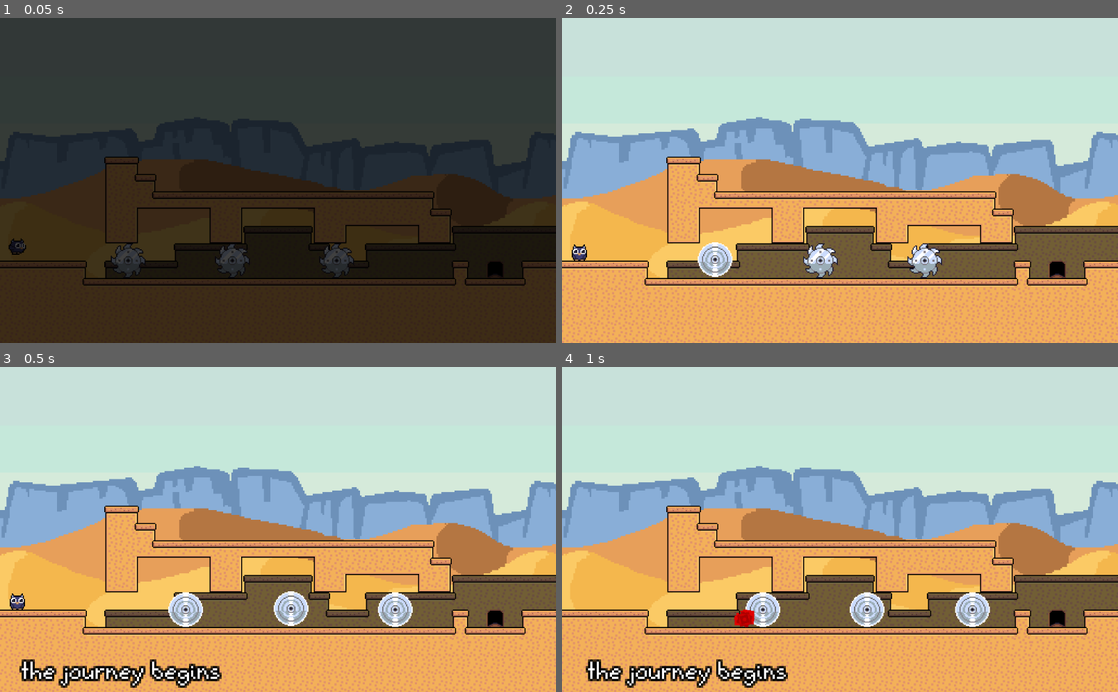
Above: before the commit, frames 1-4 (two rows, left to right).
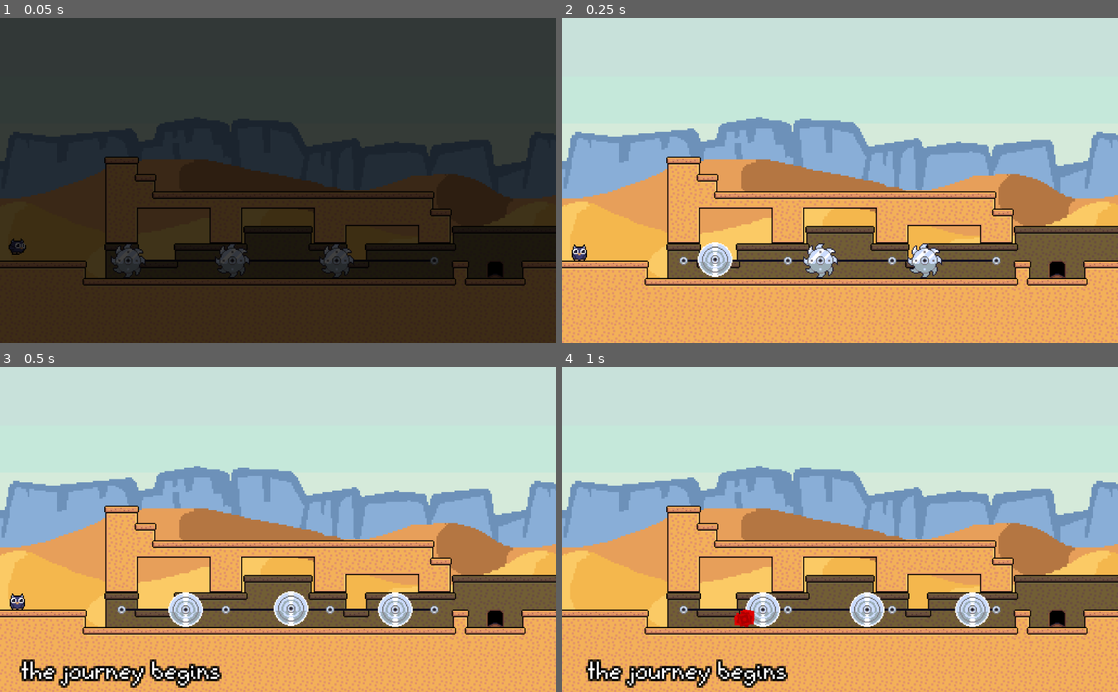
Above: after the commit, the same moments.

Repository: atka66/cccc
Game: Godot game, scene res://maps/Map31.tscn
The game is run twice, just before and just after one commit, with the same random seed, the same clock (stepped at 60 frames per second) and the same inputs. This scene is started directly instead of the project's main scene. Sound files missing from this copy of the repository are replaced by a short silence.
Inputs:
- Up to frame 1 (0.05 s): no input
- Up to frame 2 (0.25 s): no input
- Up to frame 3 (0.5 s): no input
- Up to frame 4 (1 s): tap Enter at 0.5 s; hold D (right_1) from 0.53 s (still down); tap S (dash_1) at 0.6 s; tap W (jump_1) at 0.77 s

The runs differ from the first frame. In frame 1, 0.2% of the frame differs, in the area x 18-79%, y 69-77%; in frame 2, 0.9%; in frame 3, 0.9%, in the area x 18-79%, y 69-78%; in frame 4, 0.9%.

Commit message:
sawblade joints

Diff:
--- a/Notes.gd
+++ b/Notes.gd
@@ -4,6 +4,9 @@
 # {_Scenes but not by Z setting_}
 # [Nodes]
 #
+# -20   : {Backdrops}
+# -10   : [Bg]
+# -5    : {SawLine}
 # 0    : {Player}
 # 50   : [SignHintSprite]
 # 100  : {Menu}, [Book]
--- a/Res.gd
+++ b/Res.gd
@@ -12,6 +12,8 @@
 onready var FinishDim = preload("res://objects/hud/FinishDim.tscn")
 onready var Menu = preload("res://objects/system/menu/Menu.tscn")
 onready var PlayerDummy = preload("res://objects/system/menu/PlayerDummy.tscn")
+
+onready var SawLine = preload("res://objects/hazard/SawLine.tscn")
 
 const Maps = [
 	{"chapter": 0, "name":"the journey begins", "path":"res://maps/Map01.tscn"},
--- a/maps/Map31.tscn
+++ b/maps/Map31.tscn
@@ -15,12 +15,14 @@
 
 [node name="Bg" type="TileMap" parent="."]
 modulate = Color( 0.466667, 0.533333, 0.6, 1 )
+z_index = -10
+z_as_relative = false
 tile_set = ExtResource( 3 )
 cell_size = Vector2( 16, 16 )
 collision_layer = 0
 collision_mask = 0
 format = 1
-tile_data = PoolIntArray( 786446, 4, 8, 786447, 4, 10, 78644 …(94 unchanged characters)…  10, 786463, 4, 10, 786464, 4, 11, 851978, 4, 8, 851979, 4, 10, 851980, 4, 10, 851981, 4, 10, 851982, 4, 65541, 851983, 4, 131081, 851984, 4, 131081, 851985, 4, 65542, 851986, 4, 11, 851989, 4, 8, 851990, 4, 10, 851991, 4, 10, 851992, 4, 10, 851993, 4, 10, 851994, 4, 65541, 851995, 4, 131081, 851996, 4, 131081, 851997, 4, 131081, 851998, 4, 131081, 851999, 4, 131081, 852000, 4, 131083, 917510, 4, 8, 917511, 4, 10, 917512, 4, 10, 917513, 4, 10, 917514, 4, 65541, 917515, 4, 131081, 917516, 4, 131081, 917517, 4, 131081, 917518, 4, 131081, 917519, 4, 131081, 917520, 4, 131081, 917521, 4, 131081, 917522, 4, 65542, 917523, 4, 10, 917524, 4, 10, 917525, 4, 65541, 91752 …(3227 unchanged characters)…
+tile_data = PoolIntArray( 786446, 4, 8, 786447, 4, 10, 78644 …(94 unchanged characters)…  10, 786463, 4, 10, 786464, 4, 11, 851974, 4, 8, 851975, 4, 11, 851978, 4, 8, 851979, 4, 10, 851980, 4, 10, 851981, 4, 10, 851982, 4, 65541, 851983, 4, 131081, 851984, 4, 131081, 851985, 4, 65542, 851986, 4, 10, 851987, 4, 11, 851989, 4, 8, 851990, 4, 10, 851991, 4, 10, 851992, 4, 10, 851993, 4, 10, 851994, 4, 65541, 851995, 4, 131081, 851996, 4, 131081, 851997, 4, 131081, 851998, 4, 131081, 851999, 4, 131081, 852000, 4, 131083, 917510, 4, 65544, 917511, 4, 65542, 917512, 4, 10, 917513, 4, 10, 917514, 4, 65541, 917515, 4, 131081, 917516, 4, 131081, 917517, 4, 131081, 917518, 4, 131081, 917519, 4, 131081, 917520, 4, 131081, 917521, 4, 131081, 917522, 4, 131081, 917523, 4, 65542, 917524, 4, 10, 917525, 4, 65541, 91752 …(3227 unchanged characters)…
 
 [node name="Fg" type="TileMap" parent="." groups=["leavetrail"]]
 tile_set = ExtResource( 3 )
@@ -38,15 +40,15 @@
 
 [node name="SawBlade" parent="." instance=ExtResource( 6 )]
 position = Vector2( 112, 224 )
-path = [ Vector2( 112, 224 ), Vector2( 208, 224 ) ]
+path = [ Vector2( 96, 0 ) ]
 speed = 2
 
 [node name="SawBlade2" parent="." instance=ExtResource( 6 )]
 position = Vector2( 208, 224 )
-path = [ Vector2( 208, 224 ), Vector2( 304, 224 ) ]
+path = [ Vector2( 96, 0 ) ]
 speed = 2
 
 [node name="SawBlade3" parent="." instance=ExtResource( 6 )]
 position = Vector2( 304, 224 )
-path = [ Vector2( 304, 224 ), Vector2( 400, 224 ) ]
+path = [ Vector2( 96, 0 ) ]
 speed = 2
--- a/objects/backdrop/BdDesert.tscn
+++ b/objects/backdrop/BdDesert.tscn
@@ -5,6 +5,8 @@
 
 [node name="BackdropDesert" type="Node2D"]
 scale = Vector2( 1.5, 1.5 )
+z_index = -20
+z_as_relative = false
 script = ExtResource( 2 )
 
 [node name="BgDesert" type="TextureRect" parent="."]
--- a/objects/backdrop/BdForest.tscn
+++ b/objects/backdrop/BdForest.tscn
@@ -18,6 +18,8 @@
 
 [node name="BackdropForest" type="Node2D"]
 scale = Vector2( 1.5, 1.5 )
+z_index = -20
+z_as_relative = false
 script = ExtResource( 5 )
 
 [node name="BgForest" type="TextureRect" parent="."]
--- a/objects/backdrop/BdPlains.tscn
+++ b/objects/backdrop/BdPlains.tscn
@@ -5,6 +5,8 @@
 
 [node name="BackdropPlains" type="Node2D"]
 scale = Vector2( 1.5, 1.5 )
+z_index = -20
+z_as_relative = false
 script = ExtResource( 2 )
 
 [node name="BgPlains" type="TextureRect" parent="."]
--- a/objects/backdrop/BdPlainsRain.tscn
+++ b/objects/backdrop/BdPlainsRain.tscn
@@ -30,6 +30,8 @@
 
 [node name="BackdropPlainsRain" type="Node2D"]
 scale = Vector2( 1.5, 1.5 )
+z_index = -20
+z_as_relative = false
 script = ExtResource( 2 )
 
 [node name="ThunderTimer" type="Timer" parent="."]
--- a/objects/hazard/SawBlade.gd
+++ b/objects/hazard/SawBlade.gd
@@ -1,4 +1,4 @@
-extends StaticBody2D
+extends Node2D
 
 export(Array, Vector2) var path
 export(int) var speed = 0
@@ -7,17 +7,25 @@
 var targetPosIndex = 1
 
 func _ready():
-	$Delay.start(randf())
+	$SawBlade/Delay.start(randf())
+
+	if path:
+		path.push_front(Vector2(0, 0))
+		for i in range(len(path) - 1):
+			var sawLine = Res.SawLine.instance()
+			sawLine.position = path[i]
+			sawLine.destination = path[i + 1]
+			add_child(sawLine)
 
 func _process(delta):
-	$SpinningSprite.position = Vector2((randi() % 2) - 1, (randi() % 2) - 1)
+	$SawBlade/SpinningSprite.position = Vector2((randi() % 2) - 1, (randi() % 2) - 1)
 
 func _physics_process(delta):
 	if path:
-		velocity = position.direction_to(path[targetPosIndex]) * speed
-		if position.distance_to(path[targetPosIndex]) < speed:
+		velocity = $SawBlade.position.direction_to(path[targetPosIndex]) * speed
+		if $SawBlade.position.distance_to(path[targetPosIndex]) < speed:
 			targetPosIndex = (targetPosIndex + 1) % len(path)
-		position += velocity
+		$SawBlade.position += velocity
 
 func _on_Delay_timeout():
-	$Anim.play("anim")
+	$SawBlade/Anim.play("anim")
--- a/objects/hazard/SawBlade.tscn
+++ b/objects/hazard/SawBlade.tscn
@@ -47,26 +47,28 @@
 [sub_resource type="CircleShape2D" id=1]
 radius = 16.0
 
-[node name="SawBlade" type="StaticBody2D" groups=["killer"]]
+[node name="Saw" type="Node2D"]
 script = ExtResource( 2 )
 
-[node name="Delay" type="Timer" parent="."]
+[node name="SawBlade" type="StaticBody2D" parent="." groups=["killer", "sawblade"]]
+
+[node name="Delay" type="Timer" parent="SawBlade"]
 one_shot = true
 
-[node name="Anim" type="AnimationPlayer" parent="."]
+[node name="Anim" type="AnimationPlayer" parent="SawBlade"]
 anims/anim = SubResource( 2 )
 
-[node name="CollisionShape2D" type="CollisionShape2D" parent="."]
+[node name="CollisionShape2D" type="CollisionShape2D" parent="SawBlade"]
 shape = SubResource( 1 )
 
-[node name="StaticSprite" type="Sprite" parent="."]
+[node name="StaticSprite" type="Sprite" parent="SawBlade"]
 texture = ExtResource( 1 )
 hframes = 2
 
-[node name="SpinningSprite" type="Sprite" parent="."]
+[node name="SpinningSprite" type="Sprite" parent="SawBlade"]
 visible = false
 texture = ExtResource( 1 )
 hframes = 2
 frame = 1
 
-[connection signal="timeout" from="Delay" to="." method="_on_Delay_timeout"]
+[connection signal="timeout" from="SawBlade/Delay" to="." method="_on_Delay_timeout"]
--- /dev/null
+++ b/objects/hazard/SawLine.gd
@@ -0,0 +1,8 @@
+extends Node2D
+
+export(Vector2) var destination
+
+# Called when the node enters the scene tree for the first time.
+func _ready():
+	$Line2D.points[1] = destination
+	$SpriteEnd.position = destination
--- /dev/null
+++ b/objects/hazard/SawLine.tscn
@@ -0,0 +1,20 @@
+[gd_scene load_steps=3 format=2]
+
+[ext_resource path="res://objects/hazard/SawLine.gd" type="Script" id=1]
+[ext_resource path="res://sprites/saw_joint.png" type="Texture" id=2]
+
+[node name="SawLine" type="Node2D"]
+z_index = -5
+z_as_relative = false
+script = ExtResource( 1 )
+
+[node name="Line2D" type="Line2D" parent="."]
+points = PoolVector2Array( 0, 0, 0, 0 )
+width = 2.0
+default_color = Color( 0.0627451, 0.0627451, 0.12549, 1 )
+
+[node name="SpriteStart" type="Sprite" parent="."]
+texture = ExtResource( 2 )
+
+[node name="SpriteEnd" type="Sprite" parent="."]
+texture = ExtResource( 2 )
Binary file added: sprites/saw_joint.png
Not shown, added: sprites/saw_joint.png.import
